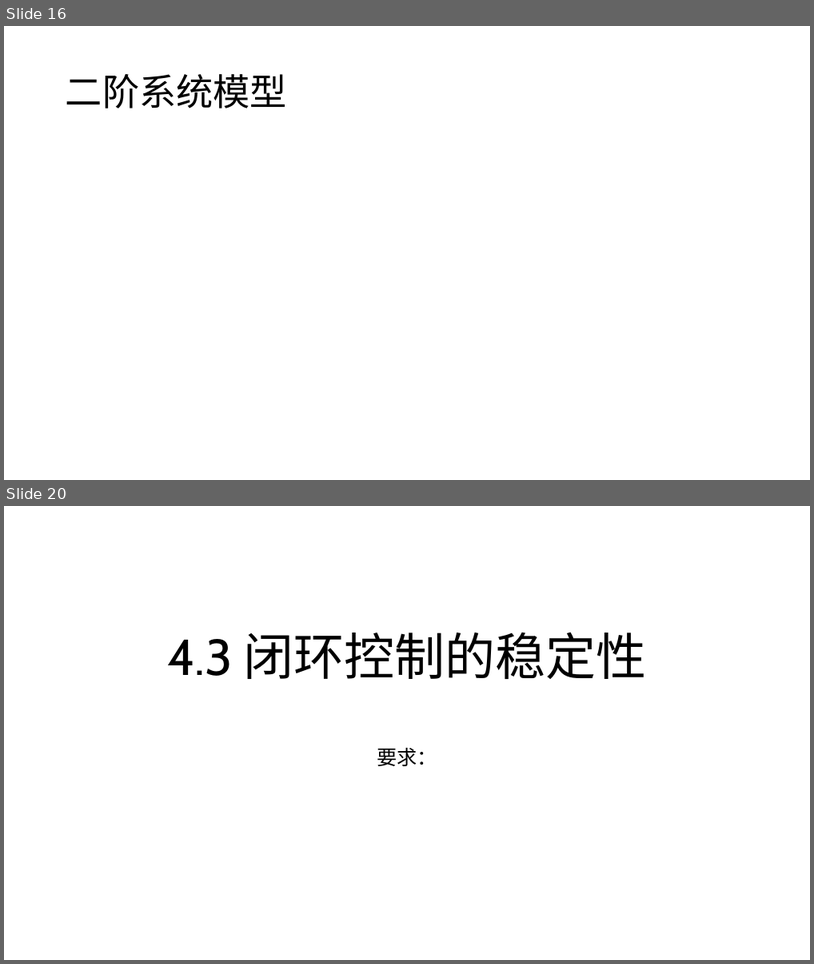
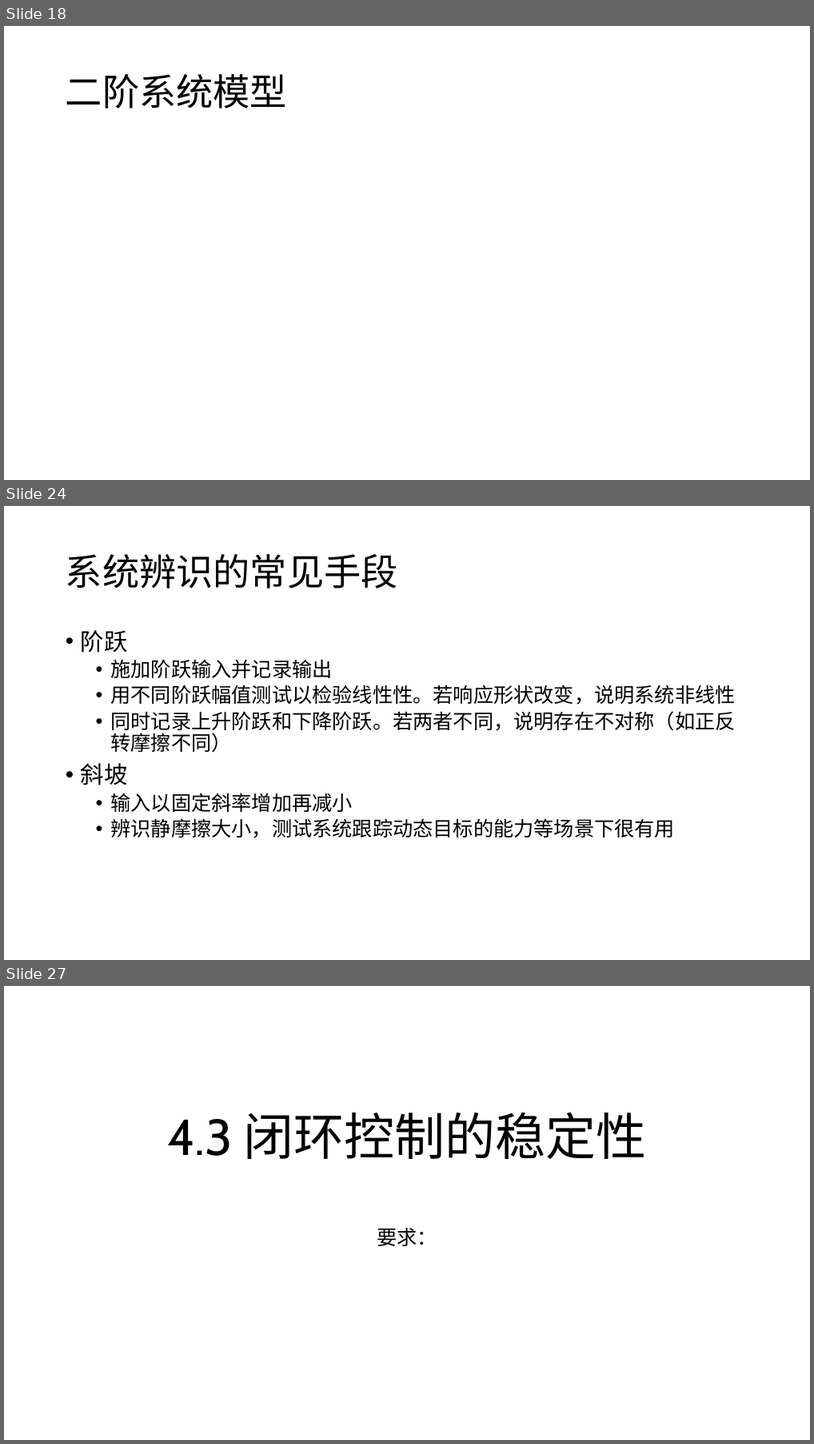
Before and after one commit to JLU-Robomaster-Embedded/embedded_tutorial, a slide deck: 4_控制器设计.pptx. Shown one above the other, each under a label of ours: slides 16 and 20 before the commit, slides 18, 24 and 27 after it; the slides between them are not shown. The pictures are 814x964 and 814x1444 pixels, drawn with LibreOffice and Linux fonts; fonts in the diff are those of the drawing; grey boxes stand for pictures. Boxes give left, top, right and bottom in pixels: in the first picture for what was removed or moved away, otherwise in the second. Text is boxed around its words. In the diff, an @@ line names an element or a change of style, - is before the commit and + after.

```diff
--- a/4_控制器设计.pptx
+++ b/4_控制器设计.pptx
@@ slide 24 added at [4,506,810,960], background #FFFFFF @@
@@ title added at [66,554,398,588], 44 pt, text #000000 @@
+系统辨识的常见手段
@@ text added at [81,630,736,838], 24 pt, text #000000 @@
+• 阶跃
+  • 施加阶跃输入并记录输出
+  • 用不同阶跃幅值测试以检验线性性。若响应形状改变，说明系统非线性
+  • 同时记录上升阶跃和下降阶跃。若两者不同，说明存在不对称（如正反转摩擦不同）
+• 斜坡
+  • 输入以固定斜率增加再减小
+  • 辨识静摩擦大小，测试系统跟踪动态目标的能力等场景下很有用
@@ what was slide 16 is now slide 18 @@
@@ what was slide 20 is now slide 27 @@
```
Also in this commit, not shown: 9 slides changed, 18 other slides added, 6 slides removed.
